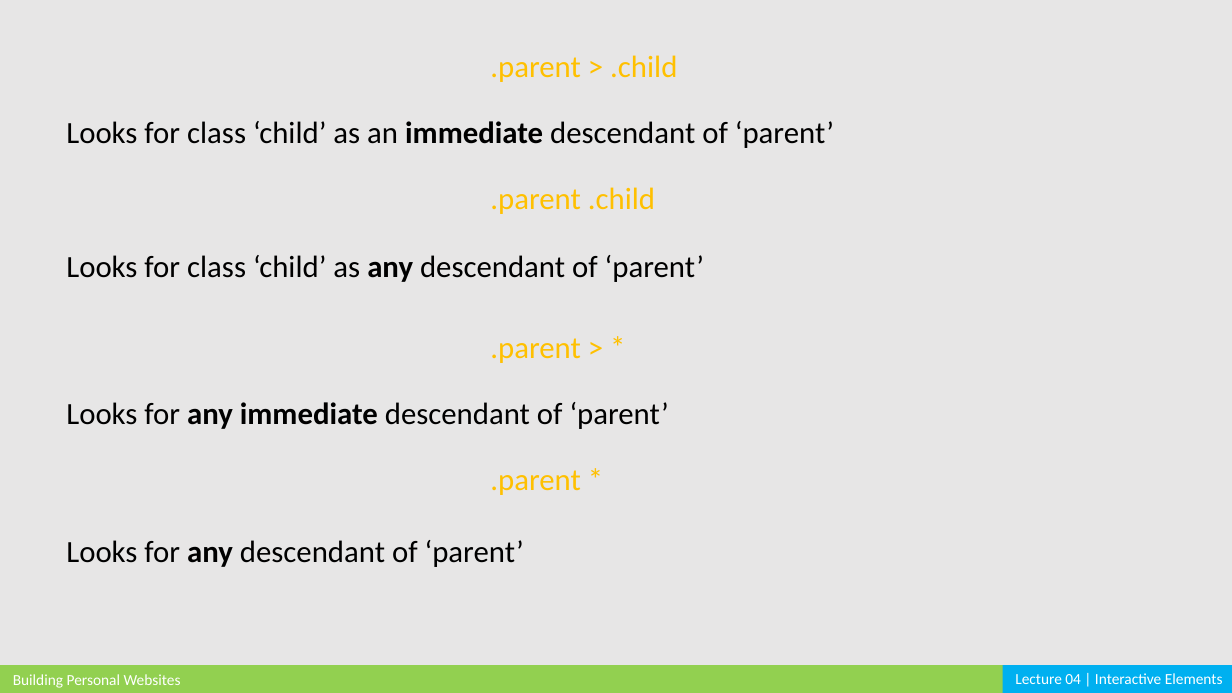
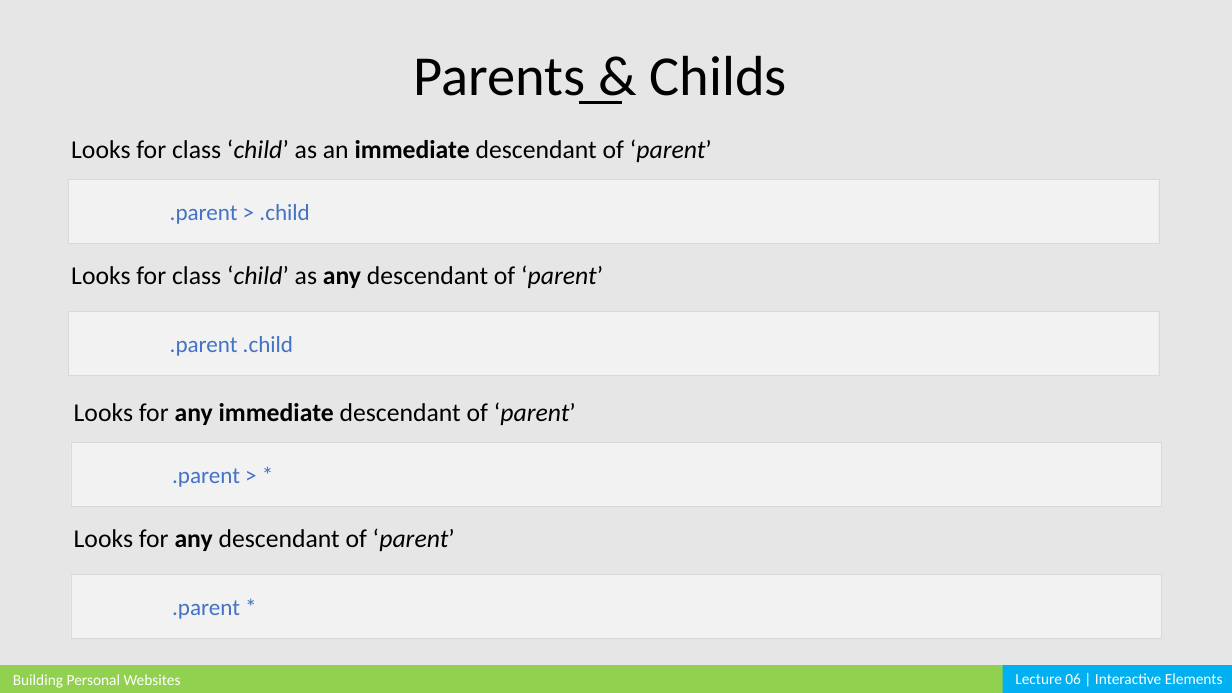
Before and after one commit to cardadfar/stuco_webdev_website, a slide deck: slide 7 of assets/lectures/BPW_Lecture_06.pptx. Drawn at 1232x693 pixels with LibreOffice and Linux fonts; fonts in the diff are those of the drawing. Boxes give left, top, right and bottom in pixels: in the first picture for what was removed or moved away, otherwise in the second. Text is boxed around its words. In the diff, an @@ line names an element or a change of style, - is before the commit and + after.

```diff
--- a/assets/lectures/BPW_Lecture_06.pptx
+++ b/assets/lectures/BPW_Lecture_06.pptx
@@ text added at bbox=[413, 55, 786, 104], 44 pt, text #000000 @@
+Parents & Childs
@@ line added from (579, 103) to (622, 103), #000000 2.25 pt @@
@@ text at bbox=[71, 139, 712, 162]: text changed; size 24 to 20 pt @@
-Looks for class ‘child’ as any descendant of ‘parent’
+Looks for class ‘child’ as an immediate descendant of ‘parent’
@@ rectangle ".parent > .child": place and size @@
-rectangle ".parent > .child" at bbox=[490, 187, 655, 214]
+rectangle ".parent > .child" at bbox=[68, 179, 1159, 243]
@@ text in rectangle at bbox=[170, 204, 309, 224]: text changed; size 24 to 18 pt; text colour #FFC000 to #4472C4 @@
-.parent .child
+.parent > .child
@@ text at bbox=[71, 265, 603, 288]: text changed; size 24 to 20 pt @@
-Looks for any descendant of ‘parent’
+Looks for class ‘child’ as any descendant of ‘parent’
@@ rectangle ".parent .child": place and size @@
-rectangle ".parent .child" at bbox=[490, 55, 677, 82]
+rectangle ".parent .child" at bbox=[68, 311, 1159, 375]
@@ text in rectangle at bbox=[170, 336, 293, 356]: text changed; size 24 to 18 pt; text colour #FFC000 to #4472C4 @@
-.parent > .child
+.parent .child
@@ text "Looks for any immediate descendant ...": place and size @@
-text "Looks for any immediate descendant ..." at bbox=[66, 402, 669, 429]
+text "Looks for any immediate descendant ..." at bbox=[74, 402, 576, 425]
@@ text "Looks for any immediate descendant ..." at bbox=[74, 402, 576, 425]: size 24 to 20 pt; italic on in "‘parent’" @@
@@ rectangle ".parent > *": place and size @@
-rectangle ".parent > *" at bbox=[490, 470, 581, 495]
+rectangle ".parent > *" at bbox=[71, 443, 1162, 506]
@@ text in rectangle at bbox=[172, 468, 240, 487]: text changed; size 24 to 18 pt; text colour #FFC000 to #4472C4 @@
-.parent *
+.parent > *
@@ text at bbox=[74, 528, 455, 551]: text changed; size 24 to 20 pt @@
-Looks for class ‘child’ as an immediate descendant of ‘parent’
+Looks for any descendant of ‘parent’
@@ vertical alignment top to middle; fill none to #F2F2F2; outline none to #D9D9D9 0.25 pt in 4 elements at bbox=[71, 443, 1162, 506], bbox=[68, 179, 1159, 243], bbox=[68, 311, 1159, 375], bbox=[71, 575, 1162, 639] @@
@@ rectangle ".parent *": place and size @@
-rectangle ".parent *" at bbox=[490, 338, 581, 363]
+rectangle ".parent *" at bbox=[71, 575, 1162, 639]
@@ text in rectangle at bbox=[172, 600, 240, 619]: text changed; size 24 to 18 pt; text colour #FFC000 to #4472C4 @@
-.parent > *
+.parent *
@@ text at bbox=[1015, 673, 1223, 684]: text changed @@
-Lecture 04 | Interactive Elements
+Lecture 06 | Interactive Elements
```
Also in this commit, not shown: 14 other slides changed, 23 other files.
